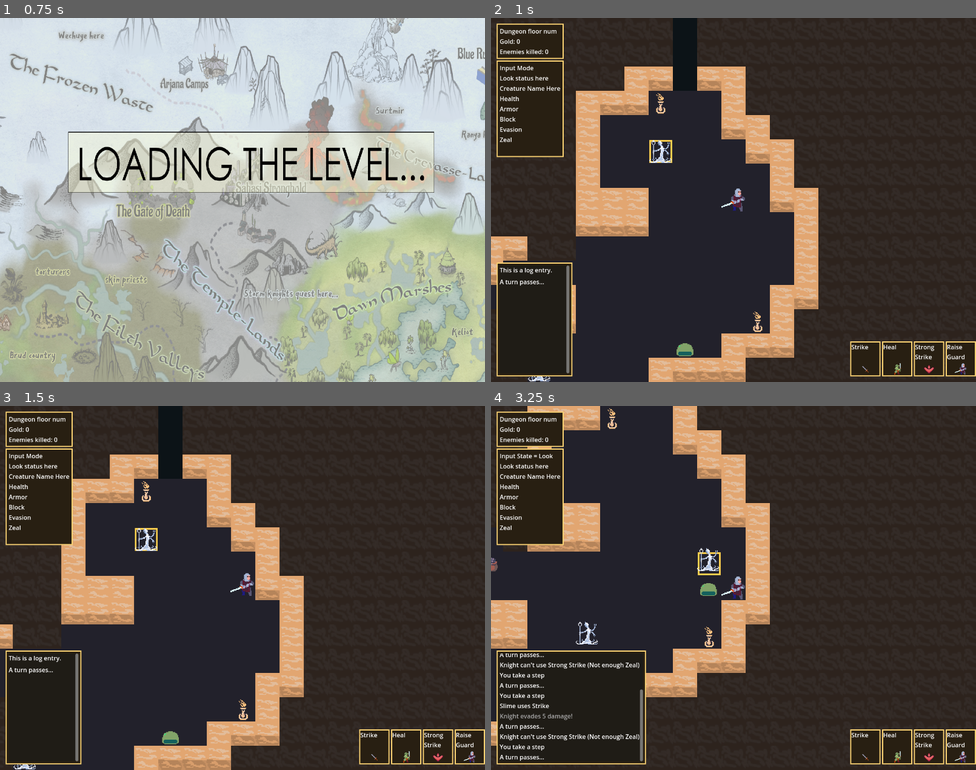
Above: before the commit, frames 1-4 (two rows, left to right).
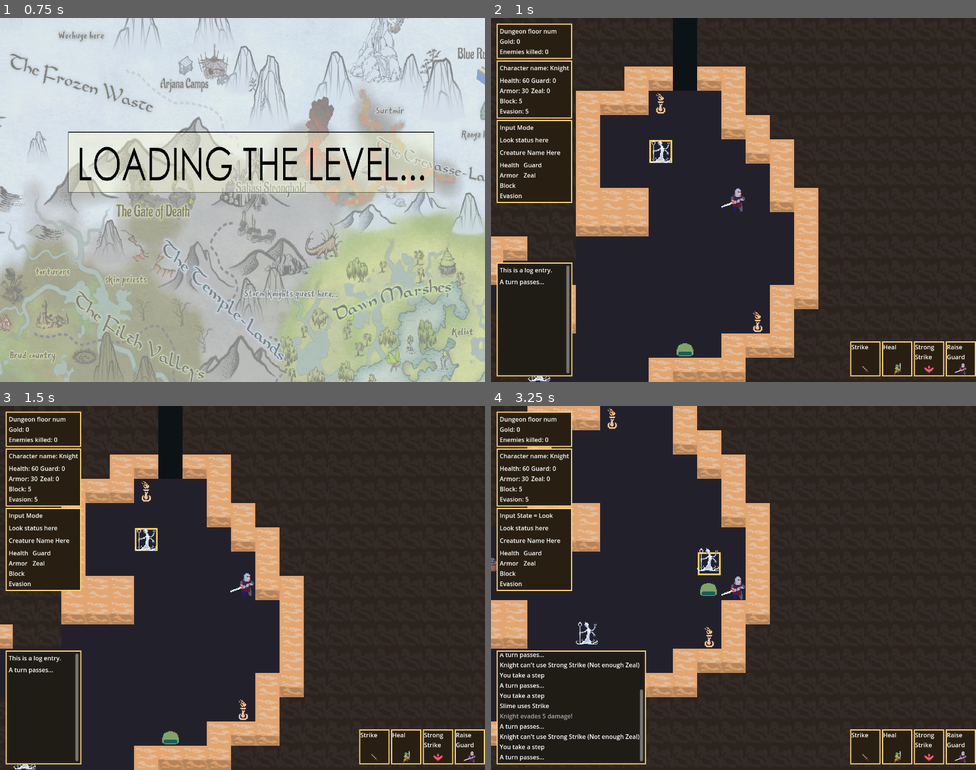
Above: after the commit, the same moments.

Repository: OttoElomaa/godot-4-roguelike-knights
Game: Godot game, scene res://Scenes/game_main.tscn
Two runs of this game, one before a commit and one after it. Both use one fixed random seed, a clock stepped at 60 frames per second and the inputs below.
Inputs (mouse positions are in pixels of both pictures, inside the frame that each line leads up to):
- Up to frame 1 (0.75 s): click (203, 200) at 0.52 s
- Up to frame 2 (1 s): no input
- Up to frame 3 (1.5 s): tap Enter at 1.25 s; move the mouse to (242, 588) at 1.27 s; hold Right (ui_right) from 1.28 s (still down); tap 1 (1) at 1.35 s
- Up to frame 4 (3.25 s): tap 2 (2) at 1.55, 2.1 s; move the mouse to (685, 708) at 2.02 s; release Right (ui_right) at 2.03 s; hold Down (ui_down) 2.03-2.78 s; tap 3 (3) at 2.3, 2.85 s; move the mouse to (588, 657) at 2.77 s; hold Right (ui_right) from 2.78 s (still down); tap L (L) at 3.05 s

Frame 1 is identical in both runs. In frame 2, 1.4% of the frame differs, in the area x 1-17%, y 1-51%; in frame 3, 2.1%; in frame 4, 3.5%.

Commit message:
Revamped Look Panel logic, now there's two of them and the first one always shows player's stats

Diff:
--- /dev/null
+++ b/Scenes/UI/LookCreatureInfoPanel.tscn
@@ -0,0 +1,64 @@
+[gd_scene load_steps=3 format=3 uid="uid://7x5e7cauhthd"]
+
+[ext_resource type="StyleBox" uid="uid://jqa8dgagawo1" path="res://Resources/SkillBarBoxStyle.tres" id="1_0lct2"]
+[ext_resource type="Script" path="res://Scripts/MiscUI/lookPanel.gd" id="2_0lonv"]
+
+[node name="LookPanel" type="PanelContainer"]
+theme_override_styles/panel = ExtResource("1_0lct2")
+script = ExtResource("2_0lonv")
+
+[node name="Margin" type="MarginContainer" parent="."]
+layout_mode = 2
+theme_override_constants/margin_left = 5
+theme_override_constants/margin_top = 5
+theme_override_constants/margin_right = 5
+theme_override_constants/margin_bottom = 5
+
+[node name="MainVBox" type="VBoxContainer" parent="Margin"]
+layout_mode = 2
+theme_override_constants/separation = 10
+
+[node name="StateLabel" type="Label" parent="Margin/MainVBox"]
+layout_mode = 2
+text = "Input Mode"
+
+[node name="LookLabel" type="Label" parent="Margin/MainVBox"]
+layout_mode = 2
+text = "Look status here"
+
+[node name="NameText" type="Label" parent="Margin/MainVBox"]
+layout_mode = 2
+text = "Creature Name Here"
+
+[node name="HBox" type="HBoxContainer" parent="Margin/MainVBox"]
+layout_mode = 2
+
+[node name="StatsHbox" type="VBoxContainer" parent="Margin/MainVBox/HBox"]
+layout_mode = 2
+
+[node name="HealthLabel" type="Label" parent="Margin/MainVBox/HBox/StatsHbox"]
+layout_mode = 2
+text = "Health"
+
+[node name="ArmorLabel" type="Label" parent="Margin/MainVBox/HBox/StatsHbox"]
+layout_mode = 2
+text = "Armor"
+
+[node name="BlockLabel" type="Label" parent="Margin/MainVBox/HBox/StatsHbox"]
+layout_mode = 2
+text = "Block"
+
+[node name="EvasionLabel" type="Label" parent="Margin/MainVBox/HBox/StatsHbox"]
+layout_mode = 2
+text = "Evasion"
+
+[node name="StatsHboxTwo" type="VBoxContainer" parent="Margin/MainVBox/HBox"]
+layout_mode = 2
+
+[node name="GuardLabel" type="Label" parent="Margin/MainVBox/HBox/StatsHboxTwo"]
+layout_mode = 2
+text = "Guard"
+
+[node name="ZealLabel" type="Label" parent="Margin/MainVBox/HBox/StatsHboxTwo"]
+layout_mode = 2
+text = "Zeal"
--- a/Scenes/UI/ui.tscn
+++ b/Scenes/UI/ui.tscn
@@ -2,8 +2,8 @@
 
 [ext_resource type="Script" path="res://Scripts/WorldScripts/dungeon_ui.gd" id="1_wy0uv"]
 [ext_resource type="StyleBox" uid="uid://jqa8dgagawo1" path="res://Resources/SkillBarBoxStyle.tres" id="2_0cgky"]
+[ext_resource type="PackedScene" uid="uid://7x5e7cauhthd" path="res://Scenes/UI/LookCreatureInfoPanel.tscn" id="3_fnthc"]
 [ext_resource type="PackedScene" uid="uid://dkaqqpg8dxhsq" path="res://Scenes/UI/skill_bar_box.tscn" id="3_j24mf"]
-[ext_resource type="Script" path="res://Scripts/MiscUI/lookPanel.gd" id="3_piqnr"]
 [ext_resource type="PackedScene" uid="uid://bbx4lxn5g5ryb" path="res://Scenes/UI/basic_log.tscn" id="4_e6hou"]
 [ext_resource type="Texture2D" uid="uid://dgf0gnmb68l05" path="res://Sprites/loading-screen-temp.png" id="5_farj6"]
 
@@ -49,54 +49,10 @@
 layout_mode = 2
 text = "Enemies killed: Amount"
 
-[node name="LookPanel" type="PanelContainer" parent="LookMargin/VBox"]
-layout_mode = 2
-theme_override_styles/panel = ExtResource("2_0cgky")
-script = ExtResource("3_piqnr")
-
-[node name="Margin" type="MarginContainer" parent="LookMargin/VBox/LookPanel"]
-layout_mode = 2
-theme_override_constants/margin_left = 5
-theme_override_constants/margin_top = 5
-theme_override_constants/margin_right = 5
-theme_override_constants/margin_bottom = 5
-
-[node name="LookHbox" type="VBoxContainer" parent="LookMargin/VBox/LookPanel/Margin"]
+[node name="PlayerPanel" parent="LookMargin/VBox" instance=ExtResource("3_fnthc")]
 layout_mode = 2
 
-[node name="StateLabel" type="Label" parent="LookMargin/VBox/LookPanel/Margin/LookHbox"]
-layout_mode = 2
-text = "Input Mode"
-
-[node name="LookLabel" type="Label" parent="LookMargin/VBox/LookPanel/Margin/LookHbox"]
-layout_mode = 2
-text = "Look status here"
-
-[node name="NameText" type="Label" parent="LookMargin/VBox/LookPanel/Margin/LookHbox"]
-layout_mode = 2
-text = "Creature Name Here"
-
-[node name="HealthLabel" type="Label" parent="LookMargin/VBox/LookPanel/Margin/LookHbox"]
-layout_mode = 2
-text = "Health"
-
-[node name="ArmorLabel" type="Label" parent="LookMargin/VBox/LookPanel/Margin/LookHbox"]
-layout_mode = 2
-text = "Armor"
-
-[node name="BlockLabel" type="Label" parent="LookMargin/VBox/LookPanel/Margin/LookHbox"]
-layout_mode = 2
-text = "Block"
-
-[node name="EvasionLabel" type="Label" parent="LookMargin/VBox/LookPanel/Margin/LookHbox"]
-layout_mode = 2
-text = "Evasion"
-
-[node name="ZealLabel" type="Label" parent="LookMargin/VBox/LookPanel/Margin/LookHbox"]
-layout_mode = 2
-text = "Zeal"
-
-[node name="GuardLabel" type="Label" parent="LookMargin/VBox/LookPanel/Margin/LookHbox"]
+[node name="LookPanel" parent="LookMargin/VBox" instance=ExtResource("3_fnthc")]
 layout_mode = 2
 
 [node name="Margin" type="MarginContainer" parent="."]
--- a/Scenes/world.tscn
+++ b/Scenes/world.tscn
@@ -69,7 +69,7 @@
 texture = ExtResource("9_lkyqr")
 
 [node name="LookTool" type="Node2D" parent="Utilities"]
-z_index = 3
+z_index = 12
 script = ExtResource("6_qxpnc")
 
 [node name="Sprite2D" type="Sprite2D" parent="Utilities/LookTool"]
--- a/Scripts/MiscUI/lookPanel.gd
+++ b/Scripts/MiscUI/lookPanel.gd
@@ -1,32 +1,68 @@
 extends PanelContainer
 
 
-@onready var labelsHbox := $Margin/LookHbox
+@onready var mainVbox := $Margin/MainVBox
+@onready var labelsHbox := $Margin/MainVBox/HBox/StatsHbox
+@onready var labelsHboxTwo := $Margin/MainVBox/HBox/StatsHboxTwo
 
 
-@onready var stateLabel:Label = labelsHbox.get_node("StateLabel")
-@onready var lookLabel:Label = labelsHbox.get_node("LookLabel")
-@onready var nameLabel:Label = labelsHbox.get_node("NameText")
+@onready var stateLabel:Label = mainVbox.get_node("StateLabel")
+@onready var lookLabel:Label = mainVbox.get_node("LookLabel")
+@onready var nameLabel:Label = mainVbox.get_node("NameText")
 
 @onready var healthLabel:Label = labelsHbox.get_node("HealthLabel")
 @onready var armorLabel:Label = labelsHbox.get_node("ArmorLabel")
 @onready var blockLabel:Label = labelsHbox.get_node("BlockLabel")
 @onready var evasionLabel:Label = labelsHbox.get_node("EvasionLabel")
 
+@onready var guardLabel:Label = labelsHboxTwo.get_node("GuardLabel")
+@onready var zealLabel:Label = labelsHboxTwo.get_node("ZealLabel")
+
+var player:Node = null
+
+
+func setupPlayerView(player:Player):
+
+	self.player = player
+
+	stateLabel.hide()
+	lookLabel.hide()
+	nameLabel.text = "Character name: %s" % player.creatureName
+
+
+
+func updatePlayerStats():
+	updateView(player)
 
 func showMouseLookCreature(creature:Node):
+	toggleStatBlock(true)
+	updateView(creature)
+
+
+
+func updateView(creature:Node):
 	var labelsBox := $Margin/LookHbox
 
-	labelsBox.get_node("LookLabel").text = "%d, %d" % [creature.gridPosition.x, creature.gridPosition.y]
-	labelsBox.get_node("NameText").text = "It's a creature called %s" % creature.creatureName
+	if player == null:
+		lookLabel.text = "%d, %d" % [creature.gridPosition.x, creature.gridPosition.y]
+		nameLabel.text = "It's a creature called %s" % creature.creatureName
 
-	labelsBox.get_node("HealthLabel").text = "Health: %d" % creature.stats.health.current
-	labelsBox.get_node("ArmorLabel").text = "Armor: %d" % creature.stats.armor.current
-	labelsBox.get_node("BlockLabel").text = "Block: %d" % creature.stats.block.current
-	labelsBox.get_node("EvasionLabel").text = "Evasion: %d" % creature.stats.evasion.current
+	healthLabel.text = "Health: %d" % creature.stats.health.current
+	armorLabel.text = "Armor: %d" % creature.stats.armor.current
+	blockLabel.text = "Block: %d" % creature.stats.block.current
+	evasionLabel.text = "Evasion: %d" % creature.stats.evasion.current
 
-	labelsBox.get_node("ZealLabel").text = "Zeal: %d" % creature.stats.zeal.current
-	labelsBox.get_node("GuardLabel").text = "Guard: %d" % creature.stats.guard.current
+	guardLabel.text = "Guard: %d" % creature.stats.guard.current
+	zealLabel.text = "Zeal: %d" % creature.stats.zeal.current
+
+
+
+func toggleStatBlock(toShow:bool):
+	if toShow:
+		$Margin/MainVBox/HBox.show()
+	else:
+		$Margin/MainVBox/HBox.hide()
+
 
 
 func showLookInfo(game:Node, lookTool:Node):
@@ -40,9 +76,11 @@
 	#if not grid.is_tile_empty(lookTool.gridPosition):
 	if grid.getTileValue(pos) == 2:
 		nameLabel.text = "It's a wall."
+		toggleStatBlock(false)
 		return
 	elif grid.getTileValue(pos) == 1:
 		nameLabel.text = "It's an impassable void."
+		toggleStatBlock(false)
 		return
 
 	else:
@@ -50,10 +88,12 @@
 		#### OPTION 2.2.1: A CREATURE
 		for creature in creatures:
 			if pos == creature.gridPosition:
-				nameLabel.text = "It's a creature called " + creature.creatureName
+				toggleStatBlock(true)
+				updateView(creature)
 				return
 		#### OPTION 2.2.2: EMPTY TILE
 		if grid.getTileValue(pos) == -1:
+			toggleStatBlock(false)
 			nameLabel.text = "It's an open space."
 			return
 
--- a/Scripts/WorldScripts/dungeon_ui.gd
+++ b/Scripts/WorldScripts/dungeon_ui.gd
@@ -14,6 +14,11 @@
 var initialMessage:Node = null
 
 
+
+func setup(world):
+	$LookMargin/VBox/PlayerPanel.setupPlayerView(world.player)
+
+
 func displayPlayerSkills(player):
 
 	var boxes:Array = skillBar.get_children()
@@ -27,6 +32,7 @@
 
 
 func updateVisualsOnTurn():
+	$LookMargin/VBox/PlayerPanel.updatePlayerStats()
 	updateProgressLabels()
 
 	for box in skillBar.get_children():
--- a/Scripts/WorldScripts/world.gd
+++ b/Scripts/WorldScripts/world.gd
@@ -83,6 +83,8 @@
 	$Creatures.add_child(player)
 	#prints("player at start of game: ", player, player.creatureName)
 	player.playerSetup(self, false)
+
+	ui.setup(self)
 	ui.displayPlayerSkills(player)
 	ui.updateVisualsOnTurn()
 
Binary file changed: Sprites/Enemies/creature-houndmaster.png
